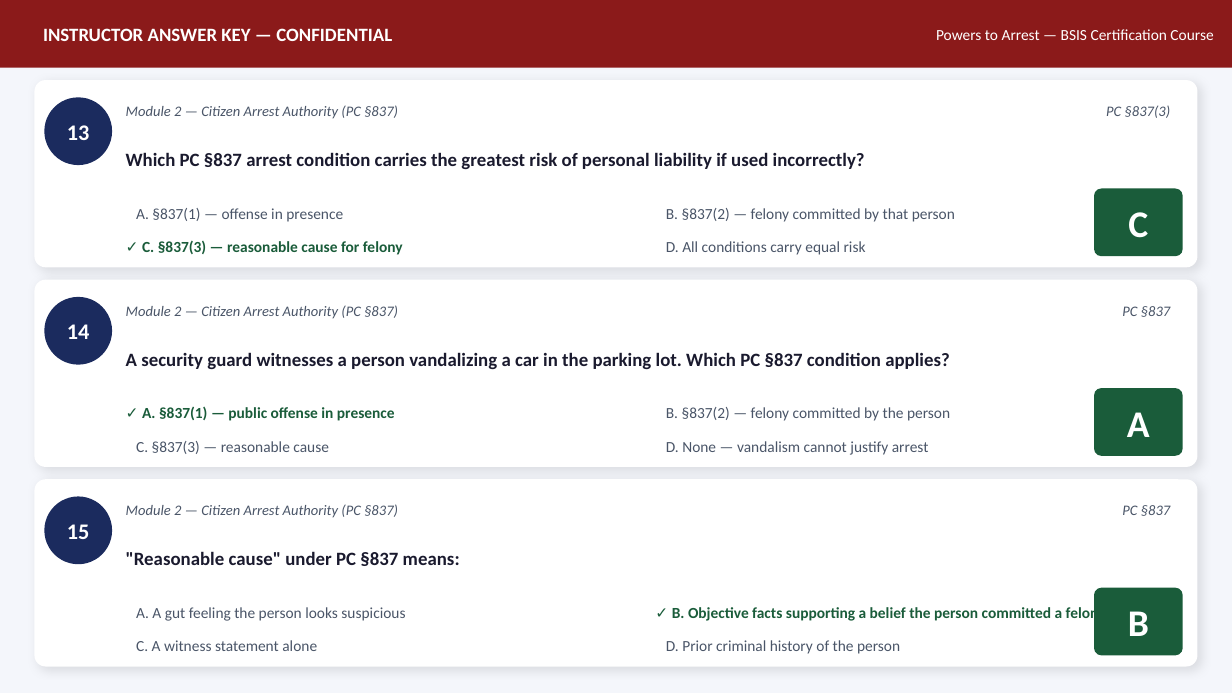
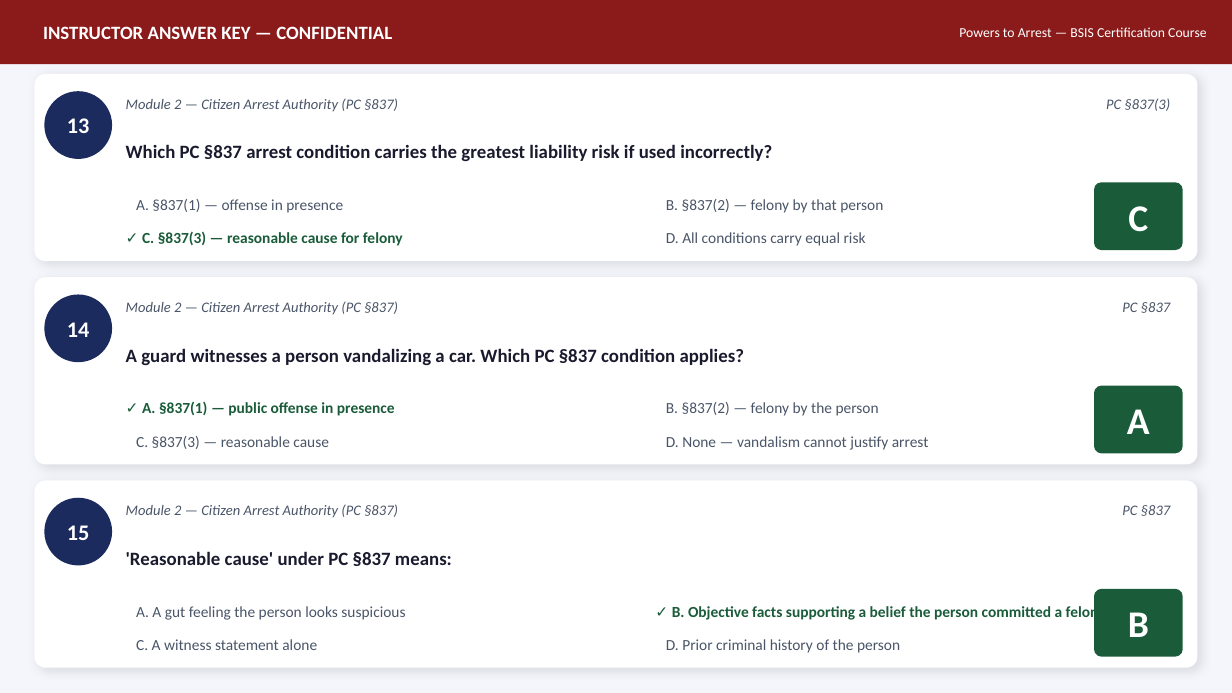
Before and after one commit to MaccPSLAW/Licensing-Live-Scans-, a slide deck: slide 7 of PSLAW-Courses/final-projects/Powers_to_Arrest_BSIS_Certification_MACCESS_INC-AnswerKey.pptx. Drawn at 1232x693 pixels with LibreOffice and Linux fonts; fonts in the diff are those of the drawing. Boxes give left, top, right and bottom in pixels: in the first picture for what was removed or moved away, otherwise in the second. Text is boxed around its words. In the diff, an @@ line names an element or a change of style, - is before the commit and + after.

Commit message:
feat: Powers to Arrest — BSIS Certification Course — Answer Key PPTX

```diff
--- a/PSLAW-Courses/final-projects/Powers_to_Arrest_BSIS_Certification_MACCESS_INC-AnswerKey.pptx
+++ b/PSLAW-Courses/final-projects/Powers_to_Arrest_BSIS_Certification_MACCESS_INC-AnswerKey.pptx
@@ rectangle: place and size @@
-rectangle at box(0, 0, 1232, 68)
+rectangle at box(0, 0, 1232, 64)
@@ text "Powers to Arrest — BSIS ...": place and size @@
-text "Powers to Arrest — BSIS ..." at box(936, 29, 1213, 40)
+text "Powers to Arrest — BSIS ..." at box(959, 27, 1206, 37)
@@ text "Powers to Arrest — BSIS ..." at box(959, 27, 1206, 37): size 9 to 8 pt @@
@@ text at box(126, 144, 772, 161): text changed @@
-Which PC §837 arrest condition carries the greatest risk of personal liability if used incorrectly?
+Which PC §837 arrest condition carries the greatest liability risk if used incorrectly?
@@ text at box(666, 199, 883, 213): text changed @@
-B. §837(2) — felony committed by that person
+B. §837(2) — felony by that person
@@ 7 texts, 2 rounded rectangles, 1 ellipse: place and size @@
-7 texts, 2 rounded rectangles, 1 ellipse at box(34, 80, 1198, 455)
+7 texts, 2 rounded rectangles, 1 ellipse at box(34, 74, 1198, 450)
@@ 3 texts: place and size @@
-3 texts at box(136, 208, 866, 255)
+3 texts at box(136, 199, 866, 246)
@@ text "Module 2 — Citizen Arrest ...": place and size @@
-text "Module 2 — Citizen Arrest ..." at box(126, 305, 398, 318)
+text "Module 2 — Citizen Arrest ..." at box(126, 301, 398, 314)
@@ text "PC §837": place and size @@
-text "PC §837" at box(1122, 306, 1170, 317)
+text "PC §837" at box(1122, 302, 1170, 313)
@@ text at box(126, 348, 744, 365): text changed @@
-A security guard witnesses a person vandalizing a car in the parking lot. Which PC §837 condition applies?
+A guard witnesses a person vandalizing a car. Which PC §837 condition applies?
@@ text at box(666, 402, 879, 416): text changed @@
-B. §837(2) — felony committed by the person
+B. §837(2) — felony by the person
@@ text at box(126, 551, 452, 566): text changed @@
-"Reasonable cause" under PC §837 means:
+'Reasonable cause' under PC §837 means:
```
Also in this commit, not shown: 21 other slides changed.
